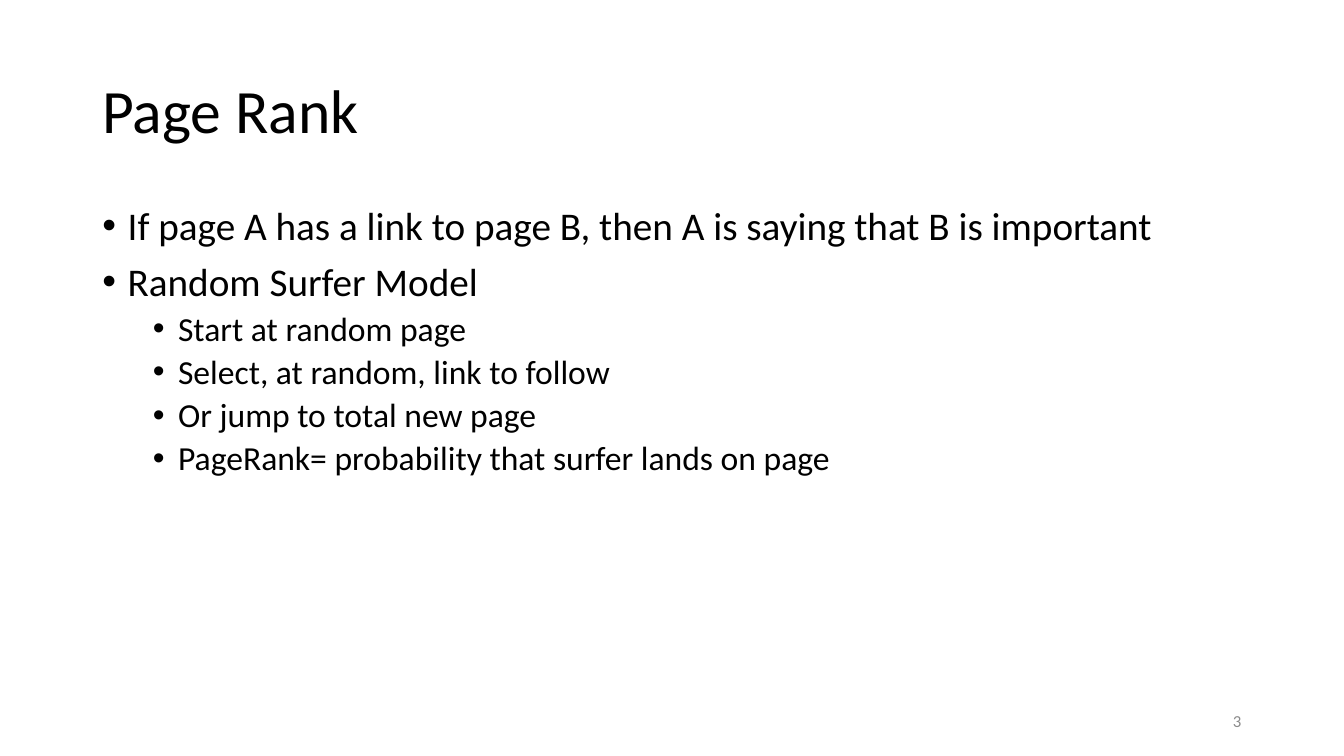
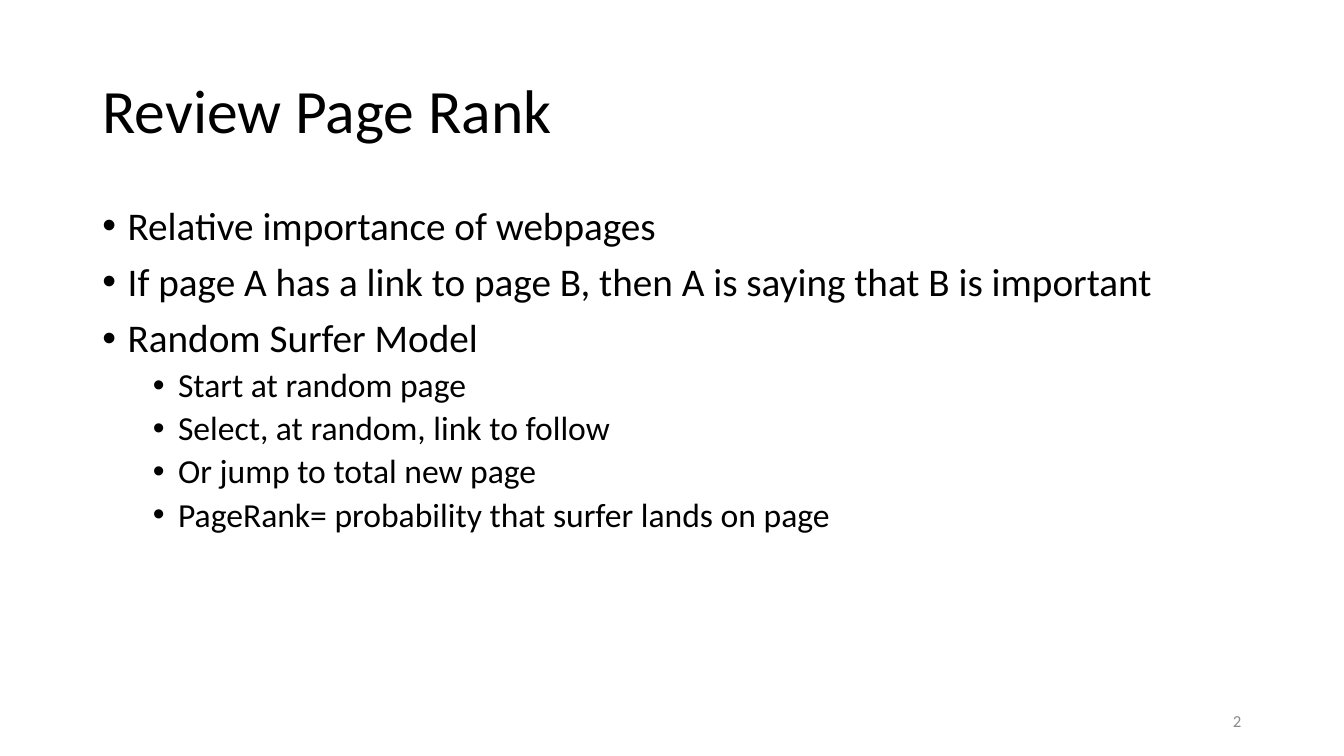
Before and after one commit to Miranda-C-Smith/cs834-f17, a slide deck: slide 2 of assignments/Presentation2/TopicPageRankSlides.pptx (slide 3 before the commit). Drawn at 1344x756 pixels with LibreOffice and Linux fonts; fonts in the diff are those of the drawing. Boxes give left, top, right and bottom in pixels: in the first picture for what was removed or moved away, otherwise in the second. Text is boxed around its words. In the diff, an @@ line names an element or a change of style, - is before the commit and + after.

```diff
--- a/assignments/Presentation2/TopicPageRankSlides.pptx
+++ b/assignments/Presentation2/TopicPageRankSlides.pptx
@@ title at [102, 90, 551, 144]: text changed @@
-Page Rank
+Review Page Rank
@@ text at [128, 212, 656, 247]: paragraph added @@
+• Relative importance of webpages
@@ page number at [1233, 716, 1241, 727]: text changed @@
-3
+2
```
Also in this commit, not shown: 5 other slides changed, 6 slides added, 4 slides removed.
